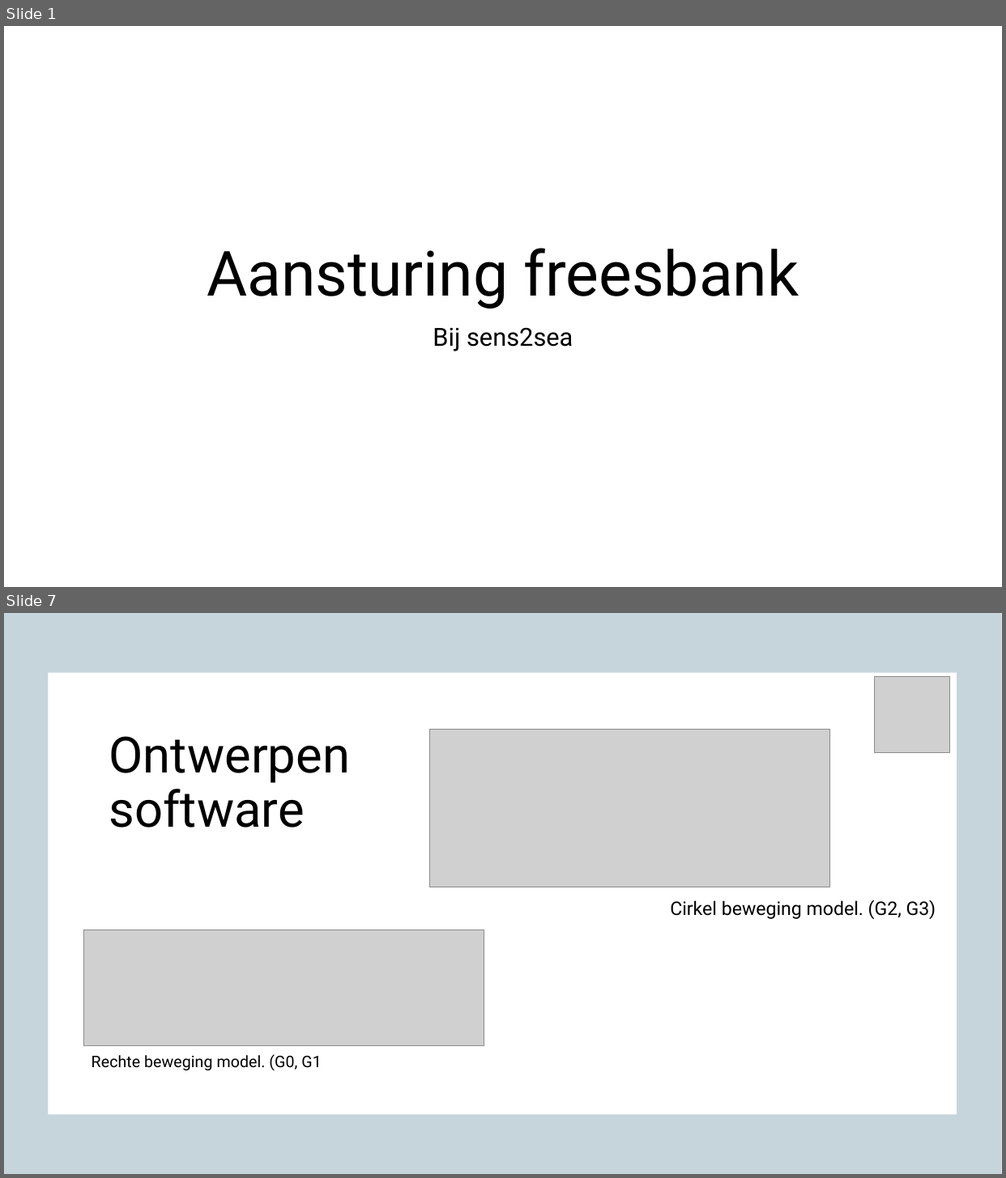
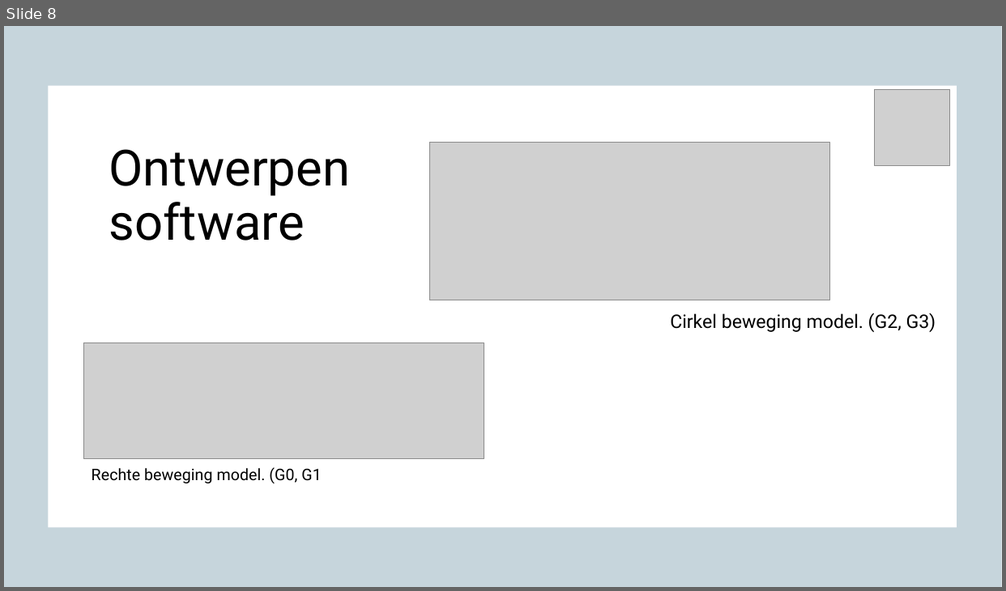
Before and after one commit to OlafGoud/Freesbank, a slide deck: documentatie/Presentaties/95presentatie.pptx. Shown one above the other, each under a label of ours: slides 1 and 7 before the commit, slide 8 after it; the slides between them are not shown. The pictures are 1006x1178 and 1006x591 pixels, drawn with LibreOffice and Linux fonts; fonts in the diff are those of the drawing; grey boxes stand for pictures; background and template pictures are left out. Boxes give left, top, right and bottom in pixels: in the first picture for what was removed or moved away, otherwise in the second. Text is boxed around its words. In the diff, an @@ line names an element or a change of style, - is before the commit and + after.

```diff
--- a/documentatie/Presentaties/95presentatie.pptx
+++ b/documentatie/Presentaties/95presentatie.pptx
@@ slide 1 removed at (4,26,1002,587), background #FFFFFF @@
@@ title removed at (206,248,799,309) @@
-Aansturing freesbank
@@ subtitle removed at (432,327,573,352) @@
-Bij sens2sea
@@ what was slide 7 is now slide 8 @@
```
Also in this commit, not shown: 3 slides changed, 10 slides added, 4 other slides removed, 5 other files.
